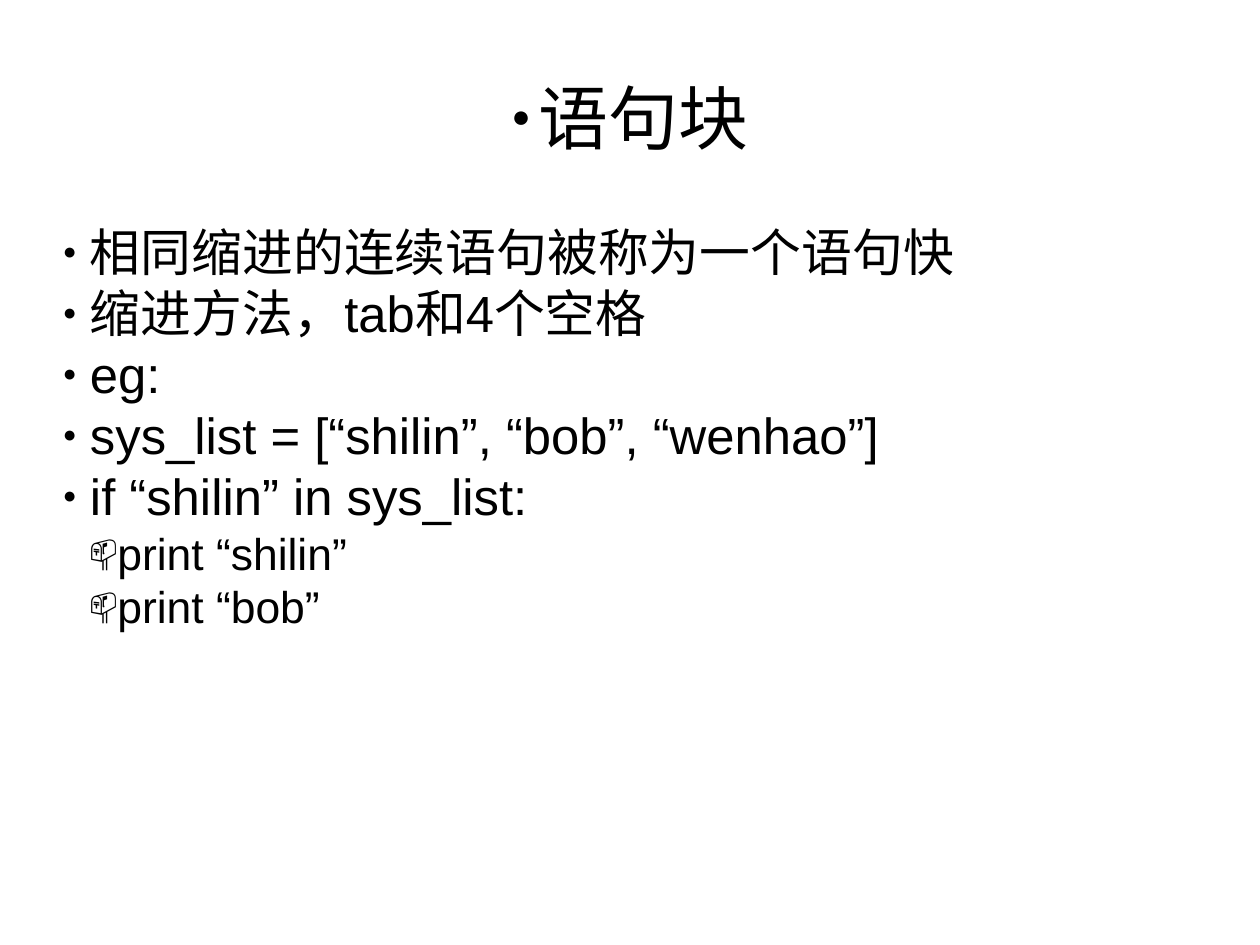
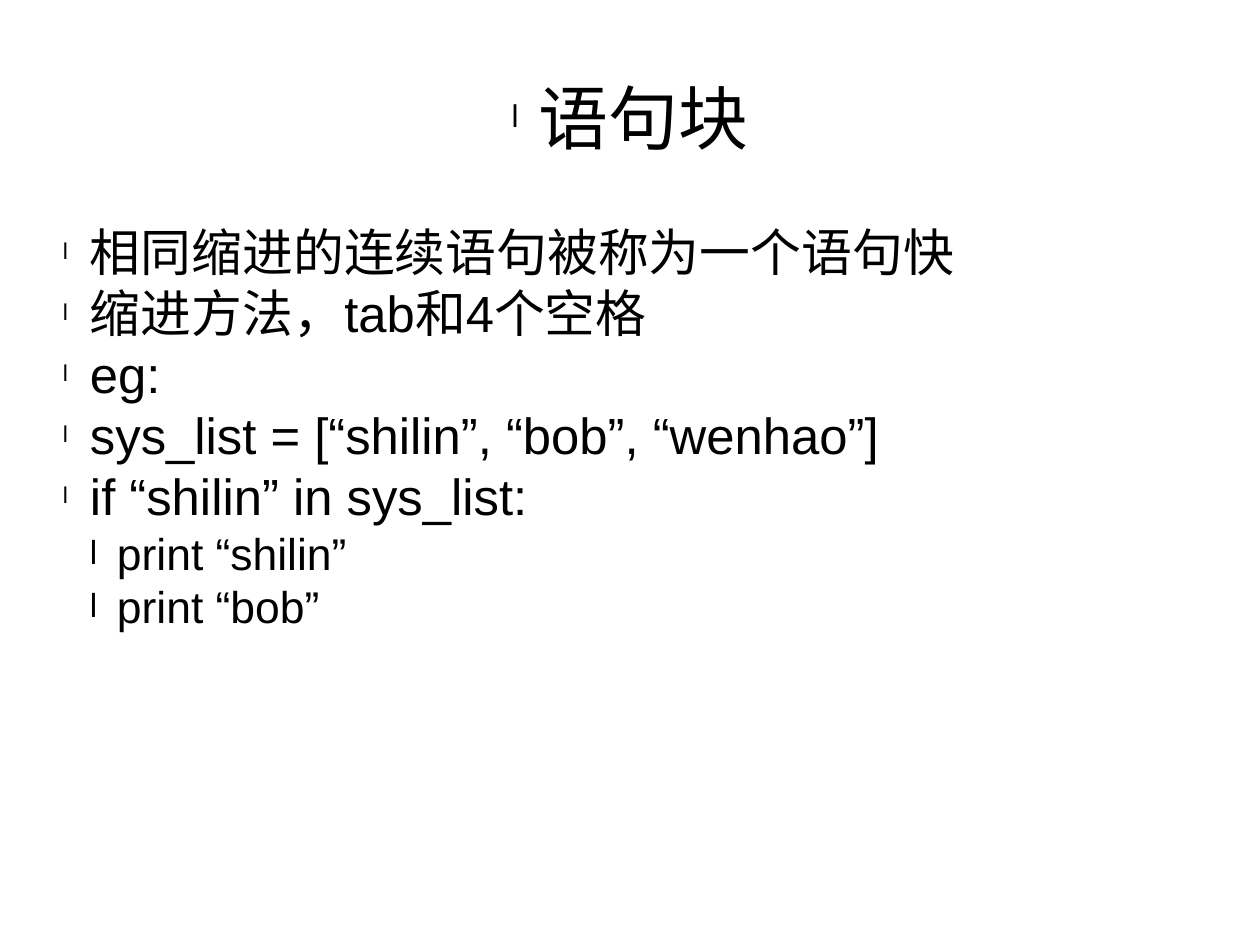
Before and after one commit to haolongzhangm/shell_my, a slide deck: slide 7 of unexeshell/tmp_use/python_l/1/p1.pptx. Drawn at 1260x945 pixels with LibreOffice and Linux fonts; fonts in the diff are those of the drawing. Boxes give left, top, right and bottom in pixels: in the first picture for what was removed or moved away, otherwise in the second. Text is boxed around its words. In the diff, an @@ line names an element or a change of style, - is before the commit and + after.

```diff
--- a/unexeshell/tmp_use/python_l/1/p1.pptx
+++ b/unexeshell/tmp_use/python_l/1/p1.pptx
@@ text "语句块" at <box>539,85,749,150</box>: bullet ● to l @@
@@ text "相同缩进的连续语句被称为一个语句快" at <box>90,228,954,633</box>: bullet ● to l; bullet 📫 to l @@
```
Also in this commit, not shown: 7 other slides changed, 7 slides added.
